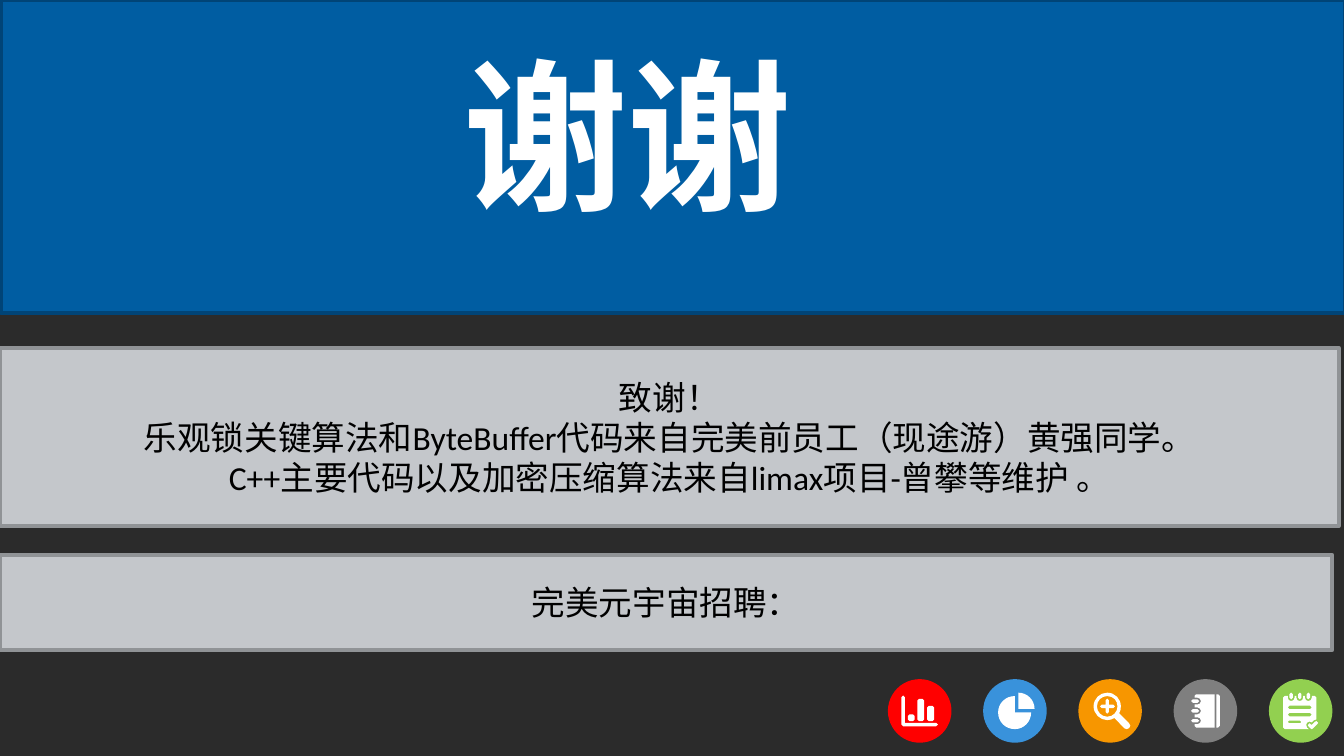
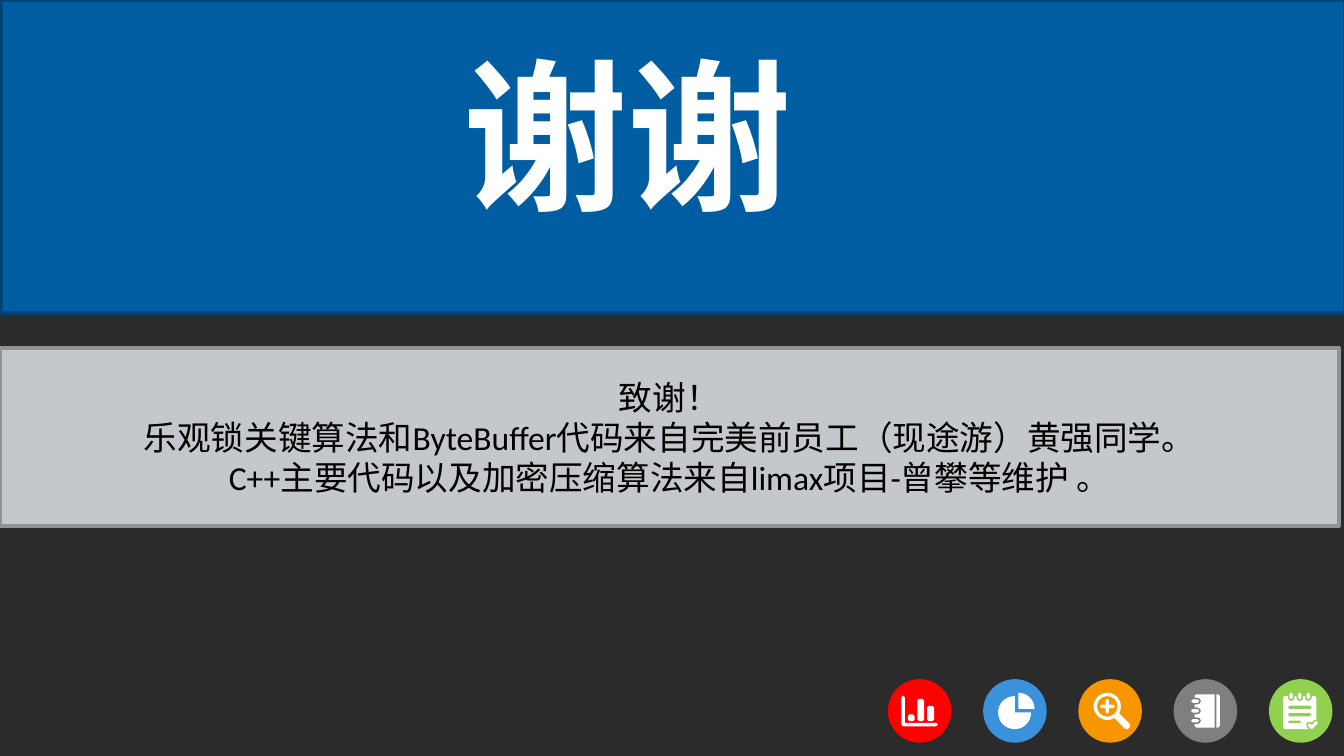
Before and after one commit to e2wugui/zeze, a slide deck: slide 17 of doc/基于缓存同步的分布式事务服务器框架.pptx (slide 18 before the commit). Drawn at 1344x756 pixels with LibreOffice and Linux fonts; fonts in the diff are those of the drawing; background and template pictures are left out; a plain dark background stands for a picture behind light text. Boxes give left, top, right and bottom in pixels: in the first picture for what was removed or moved away, otherwise in the second. Text is boxed around its words. In the diff, an @@ line names an element or a change of style, - is before the commit and + after.

```diff
--- a/doc/基于缓存同步的分布式事务服务器框架.pptx
+++ b/doc/基于缓存同步的分布式事务服务器框架.pptx
@@ rectangle removed at (0,555,1332,650) @@
-完美元宇宙招聘：
```
Also in this commit, not shown: 1 other slide changed, 1 slide removed, 1 other file.
